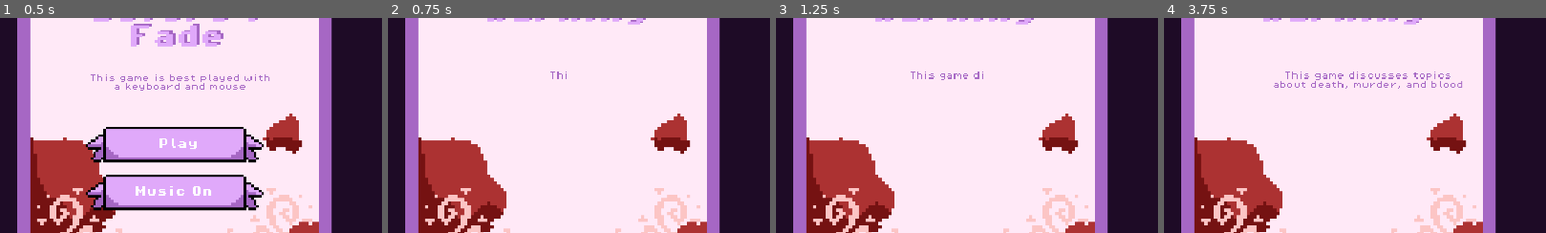
Above: before the commit, frames 1-4 (left to right).
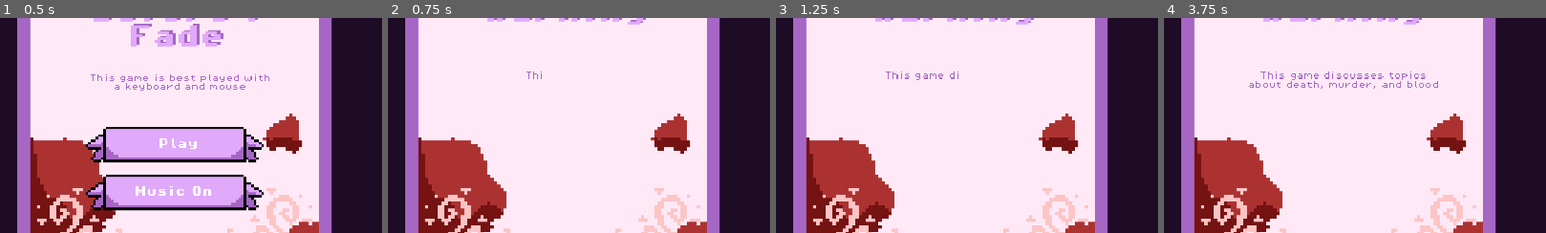
Above: after the commit, the same moments.

Repository: vishyyyyyyyyy/before-i-fade
Game: Godot game, scene res://scenes/menu.tscn
Two runs of this game, one before a commit and one after it. Both use one fixed random seed, a clock stepped at 60 frames per second and the inputs below. Sound files missing from this copy of the repository are replaced by a short silence.
Inputs (mouse positions are % of the whole screen's width and height, from its top left):
- Up to frame 1 (0.5 s): no input
- Up to frame 2 (0.75 s): tap Enter at 0.5 s; move the mouse to (53, 61) at 0.52 s; hold Right (ui_right) from 0.53 s (still down); click (53, 61) at 0.67 s
- Up to frame 3 (1.25 s): keep holding Right (ui_right)
- Up to frame 4 (3.75 s): tap Space at 1.25, 2.75 s; move the mouse to (53, 72) at 1.27 s; release Right (ui_right) at 1.28 s; hold Down (ui_down) 1.28-2.03 s; click (53, 72) at 1.42 s; tap Enter at 2 s; move the mouse to (60, 28) at 2.02 s; hold Right (ui_right) 2.03-2.78 s; click (60, 28) at 2.17 s; move the mouse to (45, 70) at 2.77 s; hold Up (ui_up) 2.78-3.53 s; click (45, 70) at 2.92 s; move the mouse to (80, 65) at 3.52 s; hold Left (ui_left) from 3.53 s (still down); click (80, 65) at 3.67 s
The pictures show only the part of the screen within x 30-80%, y 31-81%; the shares and areas given below are measured in that part.

Frame 1 is identical in both runs. In frame 2, less than 0.1% of the frame differs, in the area x 36-47%, y 24-29%; in frame 3, 0.3%; in frame 4, 1.1%, in the area x 22-79%, y 24-33%.

Commit message:
connect menu to bedroom

Diff:
--- /dev/null
+++ b/scenes/bedroom.tscn
@@ -0,0 +1,147 @@
+[gd_scene load_steps=19 format=3 uid="uid://tosd2lbj70hu"]
+
+[ext_resource type="Texture2D" uid="uid://bm6wrerb7anvl" path="res://assets/wallpaper.png" id="1_j7co6"]
+[ext_resource type="Texture2D" uid="uid://wa64t1ak7lwx" path="res://assets/wood.png" id="2_08kss"]
+[ext_resource type="Texture2D" uid="uid://cum4c3gbr24je" path="res://assets/bed.png" id="3_5gvsb"]
+[ext_resource type="Texture2D" uid="uid://6q3uqgo3oetd" path="res://assets/desk.png" id="3_ammhk"]
+[ext_resource type="Texture2D" uid="uid://cbywwsariihtc" path="res://assets/door.png" id="4_d74ih"]
+[ext_resource type="Texture2D" uid="uid://b74gfe8ws4dme" path="res://assets/safe.png" id="5_d74ih"]
+[ext_resource type="Texture2D" uid="uid://bc1laofox1p8p" path="res://assets/window.png" id="7_u3ncq"]
+[ext_resource type="Texture2D" uid="uid://b4gesyrmhk2fq" path="res://assets/calendar.png" id="8_ysy21"]
+[ext_resource type="PackedScene" uid="uid://ddnbl1leq11wi" path="res://scenes/blob_ghost_player.tscn" id="9_wx2xb"]
+
+[sub_resource type="TileSetAtlasSource" id="TileSetAtlasSource_ysy21"]
+texture = ExtResource("1_j7co6")
+0:0/size_in_atlas = Vector2i(8, 8)
+0:0/0 = 0
+
+[sub_resource type="TileSet" id="TileSet_wx2xb"]
+sources/0 = SubResource("TileSetAtlasSource_ysy21")
+
+[sub_resource type="TileSetAtlasSource" id="TileSetAtlasSource_wx2xb"]
+texture = ExtResource("2_08kss")
+0:0/size_in_atlas = Vector2i(8, 8)
+0:0/0 = 0
+
+[sub_resource type="TileSet" id="TileSet_ecit3"]
+sources/0 = SubResource("TileSetAtlasSource_wx2xb")
+
+[sub_resource type="RectangleShape2D" id="RectangleShape2D_rggls"]
+size = Vector2(1534.67, 118)
+
+[sub_resource type="RectangleShape2D" id="RectangleShape2D_ysy21"]
+size = Vector2(286, 393.5)
+
+[sub_resource type="RectangleShape2D" id="RectangleShape2D_lu6es"]
+size = Vector2(614, 133)
+
+[sub_resource type="RectangleShape2D" id="RectangleShape2D_jsnhi"]
+size = Vector2(187, 104)
+
+[sub_resource type="RectangleShape2D" id="RectangleShape2D_8gd2a"]
+size = Vector2(2309.25, 174.25)
+
+[node name="Node2D" type="Node2D"]
+
+[node name="ColorRect" type="ColorRect" parent="."]
+offset_right = 2303.0
+offset_bottom = 1291.0
+mouse_filter = 2
+color = Color(0.117182, 0.0425973, 0.151198, 1)
+metadata/_edit_lock_ = true
+
+[node name="CanvasModulate" type="CanvasModulate" parent="."]
+color = Color(0.205404, 0.985669, 0.701203, 1)
+
+[node name="TileMap2" type="TileMap" parent="CanvasModulate"]
+position = Vector2(-70.895, 53.39)
+scale = Vector2(3, 3)
+tile_set = SubResource("TileSet_wx2xb")
+format = 2
+layer_0/tile_data = PackedInt32Array(131077, 0, 0, 131085, 0, 0, 131093, 0, 0, 131101, 0, 0, 131109, 0, 0, 131113, 0, 0, 327685, 0, 0, 131121, 0, 0)
+
+[node name="TileMap" type="TileMap" parent="CanvasModulate"]
+position = Vector2(-81.75, 53.39)
+scale = Vector2(1.5, 1.5)
+tile_set = SubResource("TileSet_ecit3")
+format = 2
+layer_0/tile_data = PackedInt32Array(2621447, 0, 0, 2621455, 0, 0, 2621463, 0, 0, 2621471, 0, 0, 2621479, 0, 0, 2621487, 0, 0, 2621495, 0, 0, 2621503, 0, 0, 2621511, 0, 0, 2621519, 0, 0, 2621527, 0, 0, 2097159, 0, 0, 2097167, 0, 0, 2097175, 0, 0, 2097183, 0, 0, 2097191, 0, 0, 2097199, 0, 0, 2097207, 0, 0, 2097215, 0, 0, 2097223, 0, 0, 2097231, 0, 0, 2097239, 0, 0, 1572871, 0, 0, 1572879, 0, 0, 1572887, 0, 0, 1572895, 0, 0, 1572903, 0, 0, 1572911, 0, 0, 1572919, 0, 0, 1572927, 0, 0, 1572935, 0, 0, 1572943, 0, 0, 1572951, 0, 0, 1048583, 0, 0, 1048591, 0, 0, 1048599, 0, 0, 1048607, 0, 0, 1048615, 0, 0, 1048623, 0, 0, 1048631, 0, 0, 1048639, 0, 0, 1048647, 0, 0, 1048655, 0, 0, 1048663, 0, 0, 1048671, 0, 0, 1572959, 0, 0, 2097247, 0, 0, 2621535, 0, 0)
+
+[node name="Desk" type="Sprite2D" parent="CanvasModulate"]
+position = Vector2(2078, 642)
+scale = Vector2(6, 6)
+texture = ExtResource("3_ammhk")
+
+[node name="Bed" type="Sprite2D" parent="CanvasModulate"]
+position = Vector2(477, 339)
+scale = Vector2(6, 6)
+texture = ExtResource("3_5gvsb")
+
+[node name="Safe" type="Sprite2D" parent="CanvasModulate"]
+position = Vector2(209, 665)
+scale = Vector2(2, 2)
+texture = ExtResource("5_d74ih")
+
+[node name="Door" type="Sprite2D" parent="CanvasModulate"]
+position = Vector2(2024, 1127)
+scale = Vector2(3.5, 3.5)
+texture = ExtResource("4_d74ih")
+
+[node name="Door2" type="Sprite2D" parent="CanvasModulate"]
+position = Vector2(282, 1129)
+scale = Vector2(3.5, 3.5)
+texture = ExtResource("4_d74ih")
+
+[node name="Window" type="Sprite2D" parent="CanvasModulate"]
+position = Vector2(1188, 111)
+scale = Vector2(4, 4)
+texture = ExtResource("7_u3ncq")
+
+[node name="Calendar2" type="Sprite2D" parent="CanvasModulate"]
+position = Vector2(1896, 148)
+scale = Vector2(3, 3)
+texture = ExtResource("8_ysy21")
+
+[node name="ColorRect2" type="ColorRect" parent="."]
+offset_left = -17.0
+offset_top = 1120.0
+offset_right = 2313.0
+offset_bottom = 1299.0
+color = Color(0.117647, 0.0431373, 0.152941, 1)
+
+[node name="StaticBody2D" type="StaticBody2D" parent="."]
+position = Vector2(1151, 1204.5)
+scale = Vector2(1.5, 1.5)
+
+[node name="CollisionShape2D3" type="CollisionShape2D" parent="StaticBody2D"]
+shape = SubResource("RectangleShape2D_rggls")
+
+[node name="StaticBody2D2" type="StaticBody2D" parent="."]
+
+[node name="CollisionShape2D" type="CollisionShape2D" parent="StaticBody2D2"]
+position = Vector2(2158, 517.25)
+shape = SubResource("RectangleShape2D_ysy21")
+
+[node name="StaticBody2D3" type="StaticBody2D" parent="."]
+
+[node name="CollisionShape2D" type="CollisionShape2D" parent="StaticBody2D3"]
+position = Vector2(444, 298.5)
+shape = SubResource("RectangleShape2D_lu6es")
+
+[node name="StaticBody2D4" type="StaticBody2D" parent="."]
+
+[node name="CollisionShape2D" type="CollisionShape2D" parent="StaticBody2D4"]
+position = Vector2(213.5, 620)
+shape = SubResource("RectangleShape2D_jsnhi")
+
+[node name="StaticBody2D5" type="StaticBody2D" parent="."]
+
+[node name="CollisionShape2D" type="CollisionShape2D" parent="StaticBody2D5"]
+position = Vector2(1165.38, 100.875)
+shape = SubResource("RectangleShape2D_8gd2a")
+
+[node name="CanvasLayer" type="CanvasLayer" parent="."]
+
+[node name="blobGhostPlayer" parent="CanvasLayer" instance=ExtResource("9_wx2xb")]
+position = Vector2(1257, 528)
+scale = Vector2(3, 3)
--- a/scenes/bedroomtscn.tscn
+++ /dev/null
@@ -1,110 +0,0 @@
-[gd_scene load_steps=16 format=3 uid="uid://tosd2lbj70hu"]
-
-[ext_resource type="Texture2D" uid="uid://bm6wrerb7anvl" path="res://assets/wallpaper.png" id="1_j7co6"]
-[ext_resource type="Texture2D" uid="uid://wa64t1ak7lwx" path="res://assets/wood.png" id="2_08kss"]
-[ext_resource type="Texture2D" uid="uid://cum4c3gbr24je" path="res://assets/bed.png" id="3_5gvsb"]
-[ext_resource type="Texture2D" uid="uid://6q3uqgo3oetd" path="res://assets/desk.png" id="3_ammhk"]
-[ext_resource type="Texture2D" uid="uid://cbywwsariihtc" path="res://assets/door.png" id="4_d74ih"]
-[ext_resource type="Texture2D" uid="uid://b74gfe8ws4dme" path="res://assets/safe.png" id="5_d74ih"]
-[ext_resource type="Texture2D" uid="uid://bc1laofox1p8p" path="res://assets/window.png" id="7_u3ncq"]
-[ext_resource type="Texture2D" uid="uid://bef8ahp7djsg7" path="res://assets/calendar2.png" id="8_wx2xb"]
-[ext_resource type="PackedScene" uid="uid://ddnbl1leq11wi" path="res://scenes/blob_ghost_player.tscn" id="9_wx2xb"]
-
-[sub_resource type="RectangleShape2D" id="RectangleShape2D_rggls"]
-size = Vector2(1409, 115)
-
-[sub_resource type="RectangleShape2D" id="RectangleShape2D_wx2xb"]
-size = Vector2(63.3333, 874.333)
-
-[sub_resource type="TileSetAtlasSource" id="TileSetAtlasSource_u3ncq"]
-texture = ExtResource("1_j7co6")
-0:0/size_in_atlas = Vector2i(8, 8)
-0:0/0 = 0
-
-[sub_resource type="TileSet" id="TileSet_wx2xb"]
-sources/0 = SubResource("TileSetAtlasSource_u3ncq")
-
-[sub_resource type="TileSetAtlasSource" id="TileSetAtlasSource_wx2xb"]
-texture = ExtResource("2_08kss")
-0:0/size_in_atlas = Vector2i(8, 8)
-0:0/0 = 0
-
-[sub_resource type="TileSet" id="TileSet_ecit3"]
-sources/0 = SubResource("TileSetAtlasSource_wx2xb")
-
-[node name="Node2D" type="Node2D"]
-
-[node name="ColorRect" type="ColorRect" parent="."]
-offset_right = 2303.0
-offset_bottom = 1291.0
-mouse_filter = 2
-color = Color(0.117182, 0.0425973, 0.151198, 1)
-metadata/_edit_lock_ = true
-
-[node name="CollisionShape2D3" type="CollisionShape2D" parent="."]
-position = Vector2(1146.25, 1202.25)
-scale = Vector2(1.5, 1.5)
-shape = SubResource("RectangleShape2D_rggls")
-
-[node name="CollisionShape2D" type="CollisionShape2D" parent="."]
-position = Vector2(40.5, 640.5)
-scale = Vector2(1.5, 1.5)
-shape = SubResource("RectangleShape2D_wx2xb")
-
-[node name="CollisionShape2D2" type="CollisionShape2D" parent="."]
-position = Vector2(2252, 631.25)
-scale = Vector2(1.5, 1.5)
-shape = SubResource("RectangleShape2D_wx2xb")
-
-[node name="TileMap2" type="TileMap" parent="."]
-position = Vector2(19.11, 53.39)
-scale = Vector2(3, 3)
-tile_set = SubResource("TileSet_wx2xb")
-format = 2
-layer_0/tile_data = PackedInt32Array(131077, 0, 0, 131085, 0, 0, 131093, 0, 0, 131101, 0, 0, 131109, 0, 0, 131113, 0, 0, 327685, 0, 0)
-
-[node name="TileMap" type="TileMap" parent="."]
-position = Vector2(8, 53.39)
-scale = Vector2(1.5, 1.5)
-tile_set = SubResource("TileSet_ecit3")
-format = 2
-layer_0/tile_data = PackedInt32Array(2621447, 0, 0, 2621455, 0, 0, 2621463, 0, 0, 2621471, 0, 0, 2621479, 0, 0, 2621487, 0, 0, 2621495, 0, 0, 2621503, 0, 0, 2621511, 0, 0, 2621519, 0, 0, 2621527, 0, 0, 2097159, 0, 0, 2097167, 0, 0, 2097175, 0, 0, 2097183, 0, 0, 2097191, 0, 0, 2097199, 0, 0, 2097207, 0, 0, 2097215, 0, 0, 2097223, 0, 0, 2097231, 0, 0, 2097239, 0, 0, 1572871, 0, 0, 1572879, 0, 0, 1572887, 0, 0, 1572895, 0, 0, 1572903, 0, 0, 1572911, 0, 0, 1572919, 0, 0, 1572927, 0, 0, 1572935, 0, 0, 1572943, 0, 0, 1572951, 0, 0, 1048583, 0, 0, 1048591, 0, 0, 1048599, 0, 0, 1048607, 0, 0, 1048615, 0, 0, 1048623, 0, 0, 1048631, 0, 0, 1048639, 0, 0, 1048647, 0, 0, 1048655, 0, 0, 1048663, 0, 0)
-
-[node name="Desk" type="Sprite2D" parent="."]
-position = Vector2(1978, 629)
-scale = Vector2(6, 6)
-texture = ExtResource("3_ammhk")
-
-[node name="Bed" type="Sprite2D" parent="."]
-position = Vector2(477, 339)
-scale = Vector2(6, 6)
-texture = ExtResource("3_5gvsb")
-
-[node name="Safe" type="Sprite2D" parent="."]
-position = Vector2(209, 665)
-scale = Vector2(2, 2)
-texture = ExtResource("5_d74ih")
-
-[node name="Door" type="Sprite2D" parent="."]
-position = Vector2(2024, 1127)
-scale = Vector2(3.5, 3.5)
-texture = ExtResource("4_d74ih")
-
-[node name="Door2" type="Sprite2D" parent="."]
-position = Vector2(282, 1129)
-scale = Vector2(3.5, 3.5)
-texture = ExtResource("4_d74ih")
-
-[node name="Window" type="Sprite2D" parent="."]
-position = Vector2(1188, 111)
-scale = Vector2(4, 4)
-texture = ExtResource("7_u3ncq")
-
-[node name="Calendar2" type="Sprite2D" parent="."]
-position = Vector2(1896, 148)
-scale = Vector2(3, 3)
-texture = ExtResource("8_wx2xb")
-
-[node name="blobGhostPlayer" parent="." instance=ExtResource("9_wx2xb")]
-position = Vector2(1257, 528)
-scale = Vector2(3, 3)
--- a/scenes/blob_ghost_player.tscn
+++ b/scenes/blob_ghost_player.tscn
@@ -253,12 +253,18 @@
 "speed": 5.0
 }]
 
+[sub_resource type="CapsuleShape2D" id="CapsuleShape2D_bk85j"]
+radius = 25.0
+height = 86.0
+
 [node name="blobGhostPlayer" type="CharacterBody2D"]
 script = ExtResource("1_0wiv0")
 
-[node name="CollisionShape2D" type="CollisionShape2D" parent="."]
-
 [node name="AnimatedSprite2D" type="AnimatedSprite2D" parent="."]
 sprite_frames = SubResource("SpriteFrames_ptdhe")
-animation = &"boyGhost_sideways"
+animation = &"blob_forward"
 autoplay = "blob_forward"
+
+[node name="CollisionShape2D" type="CollisionShape2D" parent="."]
+position = Vector2(-5, 2)
+shape = SubResource("CapsuleShape2D_bk85j")
--- a/scenes/boy_ghost.tscn
+++ b/scenes/boy_ghost.tscn
@@ -119,13 +119,19 @@
 "speed": 5.0
 }]
 
+[sub_resource type="CapsuleShape2D" id="CapsuleShape2D_4alcu"]
+radius = 17.0
+height = 134.0
+
 [node name="boyGhost" type="CharacterBody2D"]
 script = ExtResource("1_4alcu")
-
-[node name="CollisionShape2D" type="CollisionShape2D" parent="."]
 
 [node name="AnimatedSprite2D" type="AnimatedSprite2D" parent="."]
 sprite_frames = SubResource("SpriteFrames_7kqq1")
 animation = &"walkBackward"
 autoplay = "default"
 frame_progress = 0.468723
+
+[node name="CollisionShape2D" type="CollisionShape2D" parent="."]
+position = Vector2(2, 3)
+shape = SubResource("CapsuleShape2D_4alcu")
--- a/scenes/choosechar.tscn
+++ b/scenes/choosechar.tscn
@@ -1,16 +1,22 @@
-[gd_scene load_steps=9 format=3 uid="uid://h3f06hju35pr"]
+[gd_scene load_steps=11 format=3 uid="uid://h3f06hju35pr"]
 
+[ext_resource type="Texture2D" uid="uid://bm6wrerb7anvl" path="res://assets/wallpaper.png" id="1_bvee0"]
 [ext_resource type="Texture2D" uid="uid://cvsf5sjvmw613" path="res://assets/mirror.png" id="1_iy07t"]
 [ext_resource type="Script" uid="uid://cux68mmqd8tqj" path="res://scripts/choosechar.gd" id="2_bvee0"]
 [ext_resource type="Texture2D" uid="uid://b8nttmsvomuxd" path="res://assets/menubanner.png" id="3_nfheo"]
 [ext_resource type="Texture2D" uid="uid://dyce6op8rlb3j" path="res://assets/menubanner2.png" id="4_10l4d"]
 [ext_resource type="FontFile" uid="uid://34moo7dyj82k" path="res://fonts/PixelOperator8-Bold.ttf" id="5_g8o3b"]
 
+[sub_resource type="TileSetAtlasSource" id="TileSetAtlasSource_nfheo"]
+texture = ExtResource("1_bvee0")
+0:0/size_in_atlas = Vector2i(8, 8)
+0:0/0 = 0
+
+[sub_resource type="TileSet" id="TileSet_10l4d"]
+sources/0 = SubResource("TileSetAtlasSource_nfheo")
+
 [sub_resource type="RectangleShape2D" id="RectangleShape2D_qt34r"]
-size = Vector2(1409, 115)
-
-[sub_resource type="RectangleShape2D" id="RectangleShape2D_33m4b"]
-size = Vector2(63.3333, 874.333)
+size = Vector2(1540, 120.667)
 
 [sub_resource type="RectangleShape2D" id="RectangleShape2D_neuhm"]
 size = Vector2(209.5, 29.9609)
@@ -29,39 +35,44 @@
 anchors_preset = -1
 anchor_bottom = 0.031
 offset_left = 922.0
-offset_top = 295.0
+offset_top = 375.0
 offset_right = 1391.0
-offset_bottom = 377.979
+offset_bottom = 457.979
 
 [node name="girl" type="TextureButton" parent="ColorRect"]
 layout_mode = 0
 offset_left = 920.0
-offset_top = 578.0
+offset_top = 658.0
 offset_right = 1397.0
-offset_bottom = 705.0
+offset_bottom = 785.0
+
+[node name="TileMap2" type="TileMap" parent="."]
+position = Vector2(1226, 874)
+scale = Vector2(7.67578, 7.67578)
+tile_set = SubResource("TileSet_10l4d")
+format = 2
+layer_0/tile_data = PackedInt32Array(-196615, 0, 0, -262143, 0, 0, -262135, 0, 0, 327673, 0, 0, 262145, 0, 0, 262153, 0, 0)
+
+[node name="ColorRect2" type="ColorRect" parent="."]
+offset_left = -8.0
+offset_top = 1112.0
+offset_right = 2318.0
+offset_bottom = 1297.0
+color = Color(0.117647, 0.0431373, 0.152941, 1)
 
 [node name="CollisionShape2D4" type="CollisionShape2D" parent="."]
-position = Vector2(1146.25, 1202.25)
+position = Vector2(1145, 1206.5)
 scale = Vector2(1.5, 1.5)
 shape = SubResource("RectangleShape2D_qt34r")
 
-[node name="CollisionShape2D" type="CollisionShape2D" parent="."]
-position = Vector2(52, 646)
-scale = Vector2(1.5, 1.5)
-shape = SubResource("RectangleShape2D_33m4b")
-
-[node name="CollisionShape2D2" type="CollisionShape2D" parent="."]
-position = Vector2(2253, 646)
-scale = Vector2(1.5, 1.5)
-shape = SubResource("RectangleShape2D_33m4b")
-
 [node name="Mirror" type="Sprite2D" parent="."]
-position = Vector2(1156, 503)
-scale = Vector2(17.3281, 17.3281)
+position = Vector2(1158, 578)
+scale = Vector2(15.5, 15.5)
 texture = ExtResource("1_iy07t")
 
 [node name="Area2D" type="Area2D" parent="."]
-position = Vector2(1153, 319)
+z_index = 1
+position = Vector2(1153, 399)
 scale = Vector2(3.83789, 3.83789)
 script = ExtResource("2_bvee0")
 normal_texture = ExtResource("3_nfheo")
@@ -74,13 +85,13 @@
 
 [node name="Label" type="Label" parent="Area2D"]
 z_index = 1
-offset_left = -47.0
-offset_top = -8.0
-offset_right = -5.0
-offset_bottom = 9.0
+offset_left = -26.1552
+offset_top = -0.183205
+offset_right = -2.15521
+offset_bottom = 8.8168
 scale = Vector2(2.26111, 2.26111)
 theme_override_fonts/font = ExtResource("5_g8o3b")
-theme_override_font_sizes/font_size = 13
+theme_override_font_sizes/font_size = 8
 text = "boy"
 
 [node name="CollisionShape2D3" type="CollisionShape2D" parent="Area2D"]
@@ -90,8 +101,12 @@
 shape = SubResource("RectangleShape2D_neuhm")
 
 [node name="Area2D2" type="Area2D" parent="."]
-position = Vector2(1153, 602)
+z_index = 1
+position = Vector2(1153, 682)
 scale = Vector2(3.83789, 3.83789)
+script = ExtResource("2_bvee0")
+normal_texture = ExtResource("3_nfheo")
+hover_texture = ExtResource("3_nfheo")
 
 [node name="Sprite2D" type="Sprite2D" parent="Area2D2"]
 z_index = 1
@@ -100,13 +115,13 @@
 
 [node name="Label" type="Label" parent="Area2D2"]
 z_index = 1
-offset_left = -49.5064
-offset_top = -3.64784
-offset_right = 11.4936
-offset_bottom = 16.3522
+offset_left = -29.1552
+offset_top = 0.168945
+offset_right = -1.15523
+offset_bottom = 8.16895
 scale = Vector2(2.26111, 2.26111)
 theme_override_fonts/font = ExtResource("5_g8o3b")
-theme_override_font_sizes/font_size = 11
+theme_override_font_sizes/font_size = 8
 text = "girl"
 
 [node name="CollisionShape2D3" type="CollisionShape2D" parent="Area2D2"]
@@ -117,3 +132,8 @@
 
 [connection signal="pressed" from="ColorRect/boy" to="Area2D" method="_on_boy_pressed"]
 [connection signal="pressed" from="ColorRect/girl" to="Area2D" method="_on_girl_pressed"]
+[connection signal="mouse_entered" from="Area2D" to="Area2D" method="_on_mouse_entered"]
+[connection signal="mouse_exited" from="Area2D" to="Area2D" method="_on_mouse_exited"]
+[connection signal="mouse_entered" from="Area2D/Label" to="Area2D" method="_on_label_mouse_entered"]
+[connection signal="mouse_entered" from="Area2D2" to="Area2D" method="_on_area_2d_2_mouse_entered"]
+[connection signal="mouse_exited" from="Area2D2" to="Area2D" method="_on_area_2d_2_mouse_exited"]
--- a/scenes/girl_ghost.tscn
+++ b/scenes/girl_ghost.tscn
@@ -119,13 +119,18 @@
 "speed": 5.0
 }]
 
+[sub_resource type="CapsuleShape2D" id="CapsuleShape2D_trk3j"]
+radius = 17.0
+height = 134.0
+
 [node name="girlGhost" type="CharacterBody2D"]
 script = ExtResource("1_trk3j")
-
-[node name="CollisionShape2D" type="CollisionShape2D" parent="."]
 
 [node name="AnimatedSprite2D" type="AnimatedSprite2D" parent="."]
 sprite_frames = SubResource("SpriteFrames_k5wx1")
 animation = &"walkSideways"
 autoplay = "default"
-frame_progress = 0.690649
+
+[node name="CollisionShape2D" type="CollisionShape2D" parent="."]
+position = Vector2(2, 3)
+shape = SubResource("CapsuleShape2D_trk3j")
--- a/scenes/menu.tscn
+++ b/scenes/menu.tscn
@@ -53,6 +53,10 @@
 
 [node name="Node2D" type="Node2D"]
 
+[node name="Timer" type="Timer" parent="."]
+wait_time = 5.0
+one_shot = true
+
 [node name="Node" type="Node" parent="."]
 
 [node name="Play" type="Area2D" parent="Node"]
@@ -204,9 +208,9 @@
 
 [node name="Label" type="Label" parent="Node2/AnimationPlayer"]
 z_index = 2
-offset_left = 1027.0
+offset_left = 953.0
 offset_top = 568.0
-offset_right = 1405.0
+offset_right = 1331.0
 offset_bottom = 630.0
 theme_override_colors/font_color = Color(0.65098, 0.403922, 0.768627, 1)
 theme_override_fonts/font = ExtResource("7_6cdou")
@@ -218,6 +222,7 @@
 visible_ratio = 0.0
 metadata/_edit_use_anchors_ = true
 
+[connection signal="timeout" from="Timer" to="Node/Play" method="_on_timer_timeout"]
 [connection signal="mouse_entered" from="Node/Play" to="." method="_on_menu_banner_mouse_entered"]
 [connection signal="mouse_entered" from="Node/Play" to="Node/Play" method="_on_mouse_entered"]
 [connection signal="mouse_exited" from="Node/Play" to="." method="_on_menu_banner_mouse_exited"]
--- a/scripts/menu_banner.gd
+++ b/scripts/menu_banner.gd
@@ -43,3 +43,8 @@
 	$"../../Node2/Title2/Label2".visible=true
 	$"../../Node2/AnimationPlayer/Label".visible=true
 	$"../../Node2/AnimationPlayer".play("fade_in")
+	$"../../Timer".start()
+
+
+func _on_timer_timeout():
+	get_tree().change_scene_to_file("res://scenes/bedroom.tscn")
Not shown: 1 places in scenes/blob_ghost_player.tscn that only renumber resources
Not shown: 1 places in scenes/boy_ghost.tscn that only renumber resources
Not shown: 1 places in scenes/girl_ghost.tscn that only renumber resources
